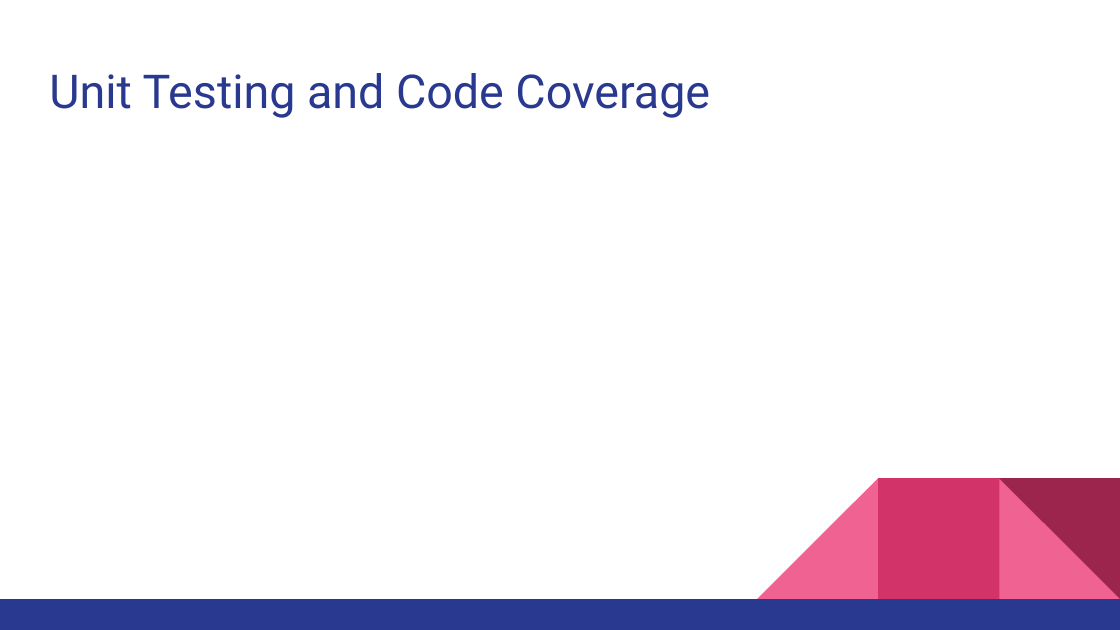
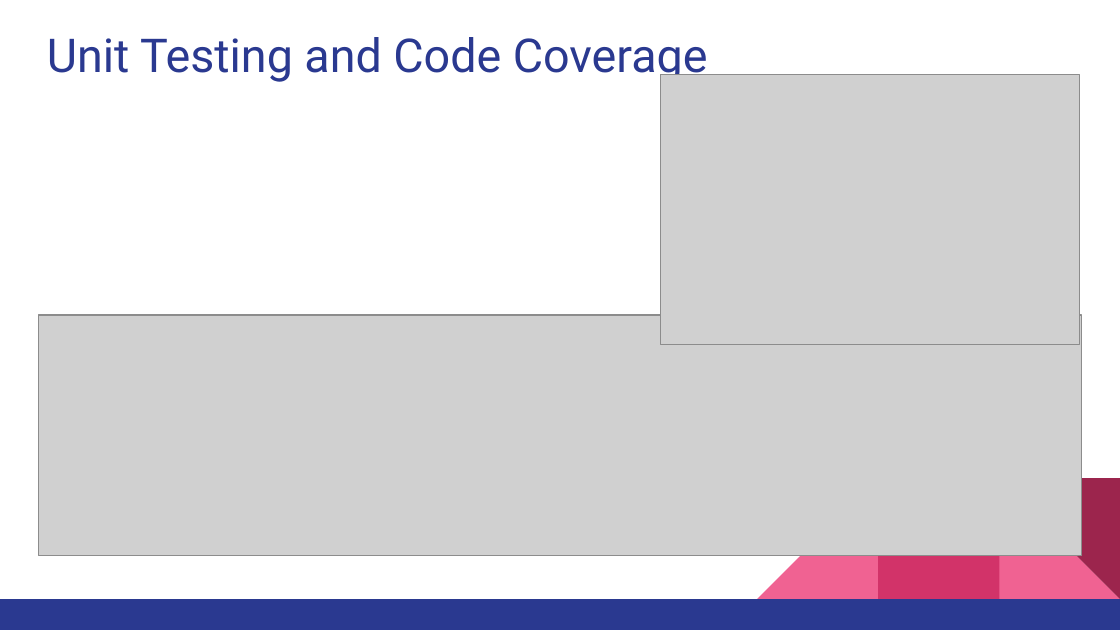
Before and after one commit to rupalirajput/S-W_testing_milestone2, a slide deck: slide 3 of milestone2presentation.pptx. Drawn at 1120x630 pixels with LibreOffice and Linux fonts; fonts in the diff are those of the drawing; grey boxes stand for pictures. Boxes give left, top, right and bottom in pixels: in the first picture for what was removed or moved away, otherwise in the second. Text is boxed around its words. In the diff, an @@ line names an element or a change of style, - is before the commit and + after.

Commit message:
wip ppt

```diff
--- a/milestone2presentation.pptx
+++ b/milestone2presentation.pptx
@@ title "Unit Testing and Code Coverage": place and size @@
-title "Unit Testing and Code Coverage" at bbox=[49, 73, 710, 118]
+title "Unit Testing and Code Coverage" at bbox=[47, 37, 708, 82]
@@ picture added at bbox=[661, 75, 1080, 345] @@
@@ picture added at bbox=[38, 315, 1082, 556] @@
```
Also in this commit, not shown: 1 other slide changed.
